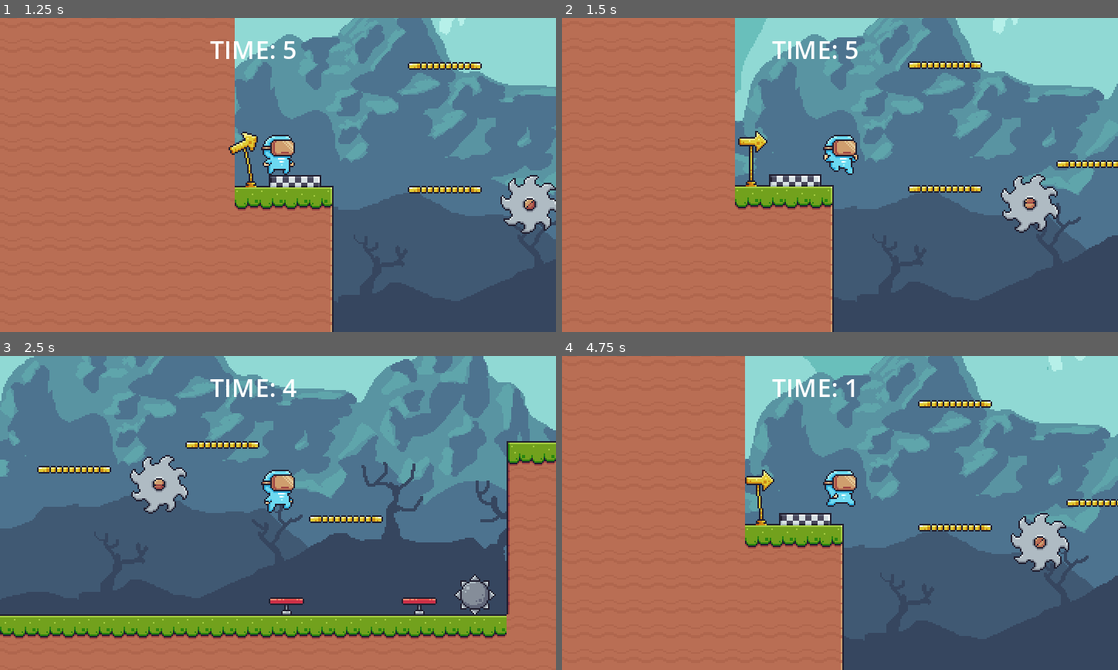
Above: before the commit, frames 1-4 (two rows, left to right).
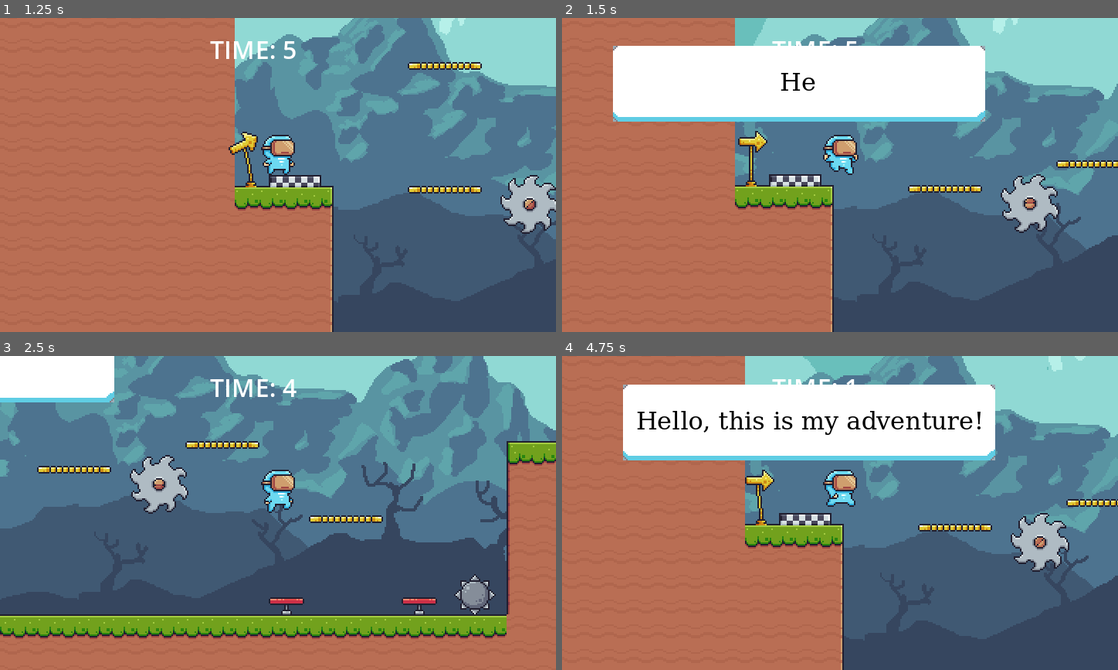
Above: after the commit, the same moments.

Repository: aPonce2001/JuegosInteractivosGodot
Game: Godot game, scene res://scenes/title_screen.tscn
The game is run twice, just before and just after one commit, with the same random seed, the same clock (stepped at 60 frames per second) and the same inputs.
Inputs:
- Up to frame 1 (1.25 s): click "Start" at 0.5 s
- Up to frame 2 (1.5 s): hold Right (move_right) from 1.28 s (still down); hold X (next_dialog, bound only after the commit) from 1.28 s (still down); tap C (dialog, bound only after the commit) at 1.35 s
- Up to frame 3 (2.5 s): keep holding Right (move_right); tap Z (jump) at 1.52, 1.82, 2.27, 2.3 s; release X (next_dialog, bound only after the commit) at 2.03 s; tap X (next_dialog, bound only after the commit) at 2.1 s
- Up to frame 4 (4.75 s): tap Z (jump) at 2.57, 2.85, 3.77, 4.07, 4.52, 4.55 s; release Right (move_right) at 2.78 s; hold Left (move_left) 2.78-3.53 s; tap C (dialog, bound only after the commit) at 3.05, 3.6 s; hold Right (move_right) from 3.53 s (still down); tap X (next_dialog, bound only after the commit) at 3.8 s; hold X (next_dialog, bound only after the commit) from 4.28 s (still down)

Frame 1 is identical in both runs. In frame 2, 16% of the frame differs, in the area x 9-77%, y 8-34%; in frame 3, 3.0%; in frame 4, 16%, in the area x 10-78%, y 9-34%.

Commit message:
laboratory(moon-walker): lab 12

Diff:
--- a/moon-walker/project.godot
+++ b/moon-walker/project.godot
@@ -13,6 +13,11 @@
 config/name="moon-walker"
 run/main_scene="res://scenes/title_screen.tscn"
 config/features=PackedStringArray("4.1", "GL Compatibility")
+
+[autoload]
+
+AudioPlayer="*res://scenes/audio_player.tscn"
+DialogManager="*res://scripts/dialog_manager.gd"
 
 [display]
 
@@ -49,6 +54,16 @@
 "events": [Object(InputEventKey,"resource_local_to_scene":false,"resource_name":"","device":-1,"window_id":0,"alt_pressed":false,"shift_pressed":false,"ctrl_pressed":false,"meta_pressed":false,"pressed":false,"keycode":0,"physical_keycode":82,"key_label":0,"unicode":114,"echo":false,"script":null)
 ]
 }
+dialog={
+"deadzone": 0.5,
+"events": [Object(InputEventKey,"resource_local_to_scene":false,"resource_name":"","device":-1,"window_id":0,"alt_pressed":false,"shift_pressed":false,"ctrl_pressed":false,"meta_pressed":false,"pressed":false,"keycode":0,"physical_keycode":67,"key_label":0,"unicode":99,"echo":false,"script":null)
+]
+}
+next_dialog={
+"deadzone": 0.5,
+"events": [Object(InputEventKey,"resource_local_to_scene":false,"resource_name":"","device":-1,"window_id":0,"alt_pressed":false,"shift_pressed":false,"ctrl_pressed":false,"meta_pressed":false,"pressed":false,"keycode":0,"physical_keycode":88,"key_label":0,"unicode":120,"echo":false,"script":null)
+]
+}
 
 [layer_names]
 
--- /dev/null
+++ b/moon-walker/scenes/audio_player.tscn
@@ -0,0 +1,11 @@
+[gd_scene load_steps=3 format=3 uid="uid://w1l2cqlv732j"]
+
+[ext_resource type="AudioStream" uid="uid://bxhv60peauxev" path="res://assets/bgm/background.ogg" id="1_evwx8"]
+[ext_resource type="Script" path="res://scripts/audio_player.gd" id="1_ul0tg"]
+
+[node name="AudioPlayer" type="Node"]
+script = ExtResource("1_ul0tg")
+
+[node name="AudioStreamPlayer2D" type="AudioStreamPlayer2D" parent="."]
+stream = ExtResource("1_evwx8")
+autoplay = true
--- /dev/null
+++ b/moon-walker/scenes/textbox.tscn
@@ -0,0 +1,44 @@
+[gd_scene load_steps=4 format=3 uid="uid://dmhfhor1ai0f8"]
+
+[ext_resource type="Script" path="res://scripts/textbox.gd" id="1_htua2"]
+[ext_resource type="Texture2D" uid="uid://dyw8d30pypx44" path="res://assets/text_box/dialog_box.png" id="2_d0a8s"]
+
+[sub_resource type="FontFile" id="FontFile_176qp"]
+cache/0/16/0/ascent = 0.0
+cache/0/16/0/descent = 0.0
+cache/0/16/0/underline_position = 0.0
+cache/0/16/0/underline_thickness = 0.0
+cache/0/16/0/scale = 1.0
+cache/0/16/0/kerning_overrides/16/0 = Vector2(0, 0)
+
+[node name="textbox" type="MarginContainer"]
+offset_right = 67.0
+offset_bottom = 49.0
+script = ExtResource("1_htua2")
+
+[node name="NinePatchRect" type="NinePatchRect" parent="."]
+layout_mode = 2
+texture = ExtResource("2_d0a8s")
+patch_margin_left = 16
+patch_margin_top = 16
+patch_margin_right = 16
+patch_margin_bottom = 16
+
+[node name="MarginContainer" type="MarginContainer" parent="."]
+layout_mode = 2
+theme_override_constants/margin_left = 8
+theme_override_constants/margin_top = 8
+theme_override_constants/margin_right = 8
+theme_override_constants/margin_bottom = 8
+
+[node name="Label" type="Label" parent="MarginContainer"]
+layout_mode = 2
+theme_override_colors/font_color = Color(0, 0, 0, 1)
+theme_override_fonts/font = SubResource("FontFile_176qp")
+horizontal_alignment = 1
+vertical_alignment = 1
+
+[node name="LetterDisplayTheme" type="Timer" parent="."]
+one_shot = true
+
+[connection signal="timeout" from="LetterDisplayTheme" to="." method="_on_letter_display_theme_timeout"]
--- a/moon-walker/scenes/title_screen.tscn
+++ b/moon-walker/scenes/title_screen.tscn
@@ -48,6 +48,7 @@
 text = "Start"
 
 [node name="Quit" type="Button" parent="HUD/Title"]
+layout_mode = 0
 offset_left = 213.0
 offset_top = 122.0
 offset_right = 255.0
--- /dev/null
+++ b/moon-walker/scripts/audio_player.gd
@@ -0,0 +1,18 @@
+extends Node
+
+
+const sfx_dict = {
+	"hurt": preload("res://assets/sfx/hurt.wav"),
+	"jump": preload("res://assets/sfx/jump.wav")
+}
+
+
+func play_sfx(sfx_name: String):
+	if sfx_dict.has(sfx_name):
+		var asp = AudioStreamPlayer2D.new()
+		asp.name = sfx_name
+		asp.stream = sfx_dict[sfx_name]
+		add_child(asp)
+		asp.play()
+		await asp.finished
+		asp.queue_free()
--- /dev/null
+++ b/moon-walker/scripts/dialog_manager.gd
@@ -0,0 +1,45 @@
+extends Node
+
+@onready var text_box_scene = preload("res://scenes/textbox.tscn")
+
+var dialog_lines: Array[String] = []
+var current_line_index = 0
+
+var text_box
+var text_box_position: Vector2
+
+var is_dialog_active = false
+var can_advance_line = false
+
+func start_dialog(position: Vector2, lines: Array[String]):
+	if is_dialog_active:
+		return
+
+	dialog_lines = lines
+	text_box_position = position
+	_show_text_box()
+
+	is_dialog_active = true
+
+func _show_text_box():
+	text_box = text_box_scene.instantiate()
+	text_box.finished_displaying.connect(_on_text_box_finished_display)
+	get_tree().root.add_child(text_box)
+	text_box.global_position = text_box_position
+	text_box.display_text(dialog_lines[current_line_index])
+	can_advance_line = false
+
+func _on_text_box_finished_display():
+	can_advance_line = true
+
+func _unhandled_input(event):
+	if event.is_action_pressed("next_dialog") and is_dialog_active and can_advance_line:
+		print('dentro de if')
+		text_box.queue_free()
+		current_line_index += 1
+		if current_line_index >= dialog_lines.size():
+			is_dialog_active = false
+			current_line_index = 0
+		else:
+			print('dentro de else')
+			_show_text_box()
--- a/moon-walker/scripts/level_1.gd
+++ b/moon-walker/scripts/level_1.gd
@@ -45,6 +45,7 @@
 
 
 func _on_trap_player_hit():
+	AudioPlayer.play_sfx("hurt")
 	_reset_player()
 
 
--- a/moon-walker/scripts/player.gd
+++ b/moon-walker/scripts/player.gd
@@ -5,7 +5,11 @@
 @export var jump_velocity = -400.0
 var active = true
 var gravity = ProjectSettings.get_setting("physics/2d/default_gravity")
-
+const lines: Array[String] = [
+	"Hello, this is my adventure!",
+	"Second line",
+	"Third line"
+]
 
 @onready var player_sprite = $AnimatedSprite2D
 
@@ -19,7 +23,10 @@
 	var direction = 0
 	if active:
 		if Input.is_action_just_pressed("jump") and is_on_floor():
-			velocity.y += jump_velocity
+			jump()
+
+		if Input.is_action_just_pressed("dialog"):
+			DialogManager.start_dialog(global_position, lines)
 
 		direction = Input.get_axis("move_left", "move_right")
 		velocity.x = direction * speed
@@ -28,6 +35,9 @@
 	move_and_slide()
 	update_animations(direction)
 
+func jump():
+	AudioPlayer.play_sfx("jump")
+	velocity.y += jump_velocity
 
 func update_animations(direction):
 	if not is_on_floor():
--- /dev/null
+++ b/moon-walker/scripts/textbox.gd
@@ -0,0 +1,56 @@
+extends MarginContainer
+
+@onready var label = $MarginContainer/Label
+@onready var timer = $LetterDisplayTheme
+
+const MAX_WIDTH = 256
+
+var text = ""
+var letter_index = 0
+
+var letter_time = 0.1
+var space_time = 0.06
+var punctuation_time = 0.2
+
+signal finished_displaying
+
+func display_text(text_to_display: String):
+	text = text_to_display
+	label.text = text_to_display
+
+	await resized
+	custom_minimum_size.x = min(size.x, MAX_WIDTH)
+
+	if size.x > MAX_WIDTH:
+		label.autowrap_mode = TextServer.AUTOWRAP_WORD
+		await resized # wait for x resize
+		await resized # wait for y resize
+		custom_minimum_size.y = size.y
+
+	global_position.x -= size.x / 2
+	global_position.y -= size.y + 34
+
+
+	label.text = ""
+	_display_letter()
+
+func _display_letter():
+	label.text += text[letter_index]
+
+	letter_index+=1
+
+	if letter_index >= text.length():
+		finished_displaying.emit()
+		return
+
+	match text[letter_index]:
+		"!", ".", ",", "?":
+			timer.start(punctuation_time)
+		" " :
+			timer.start(space_time)
+		_:
+			timer.start(letter_time)
+
+
+func _on_letter_display_theme_timeout():
+	_display_letter()
Not shown, added: moon-walker/assets/bgm/background.ogg.import
Not shown, added: moon-walker/assets/sfx/hurt.wav.import
Not shown, added: moon-walker/assets/sfx/jump.wav.import
Binary file added: moon-walker/assets/text_box/dialog_box.png
Not shown, added: moon-walker/assets/text_box/dialog_box.png.import
Not shown, added: moon-walker/assets/bgm/background.ogg
Not shown, added: moon-walker/assets/sfx/hurt.wav
Not shown, added: moon-walker/assets/sfx/jump.wav
